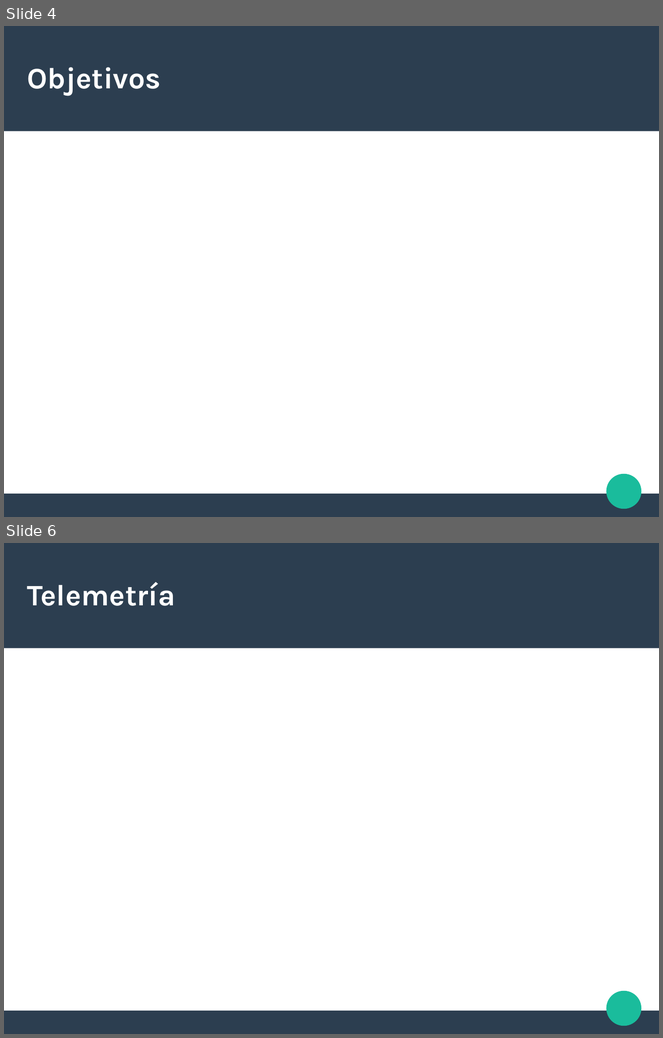
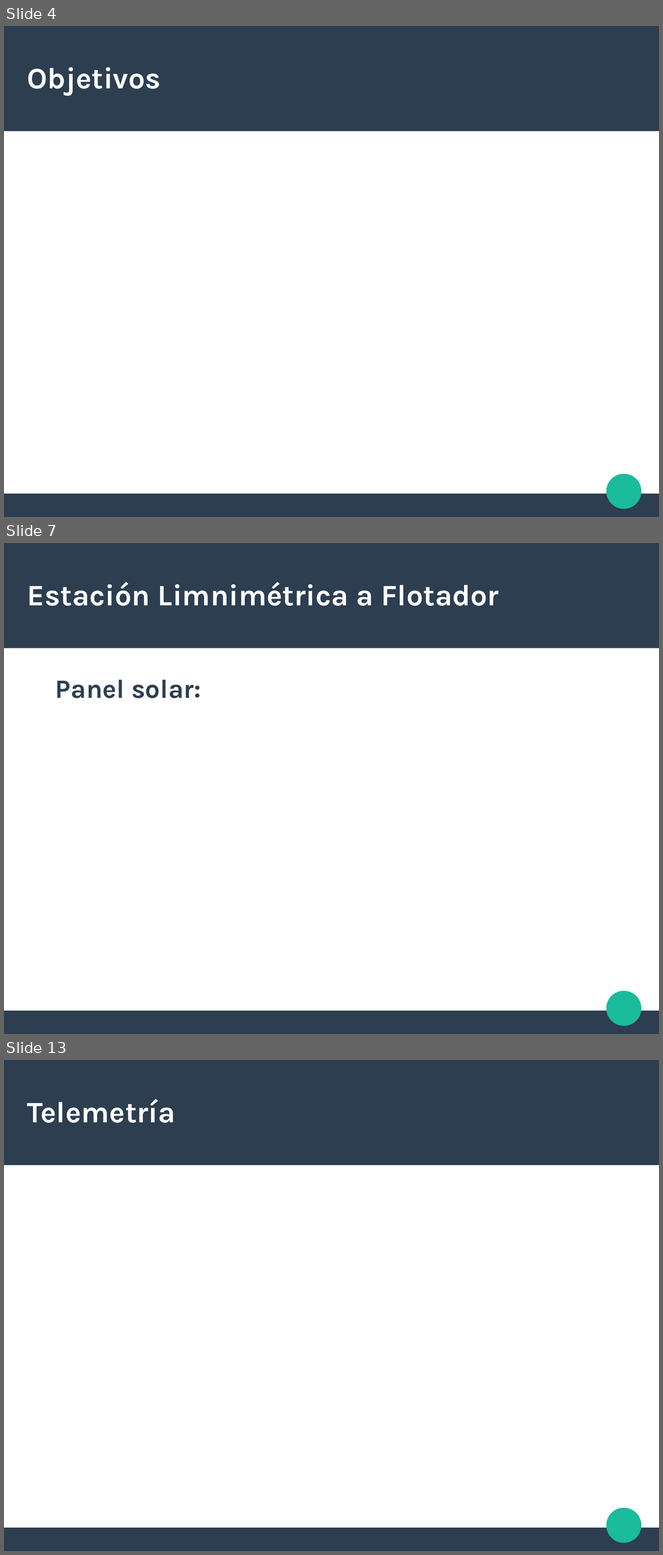
Before and after one commit to MaycoMD/PI, a slide deck: Documentos/PI_Presentacion_MaycoDagatti.odp. Shown one above the other, each under a label of ours: slides 4 and 6 before the commit, slides 4, 7 and 13 after it; the slides between them are not shown. The pictures are 663x1038 and 663x1555 pixels, drawn with LibreOffice and Linux fonts; fonts in the diff are those of the drawing. Boxes give left, top, right and bottom in pixels: in the first picture for what was removed or moved away, otherwise in the second. Text is boxed around its words. In the diff, an @@ line names an element or a change of style, - is before the commit and + after.

```diff
--- a/Documentos/PI_Presentacion_MaycoDagatti.odp
+++ b/Documentos/PI_Presentacion_MaycoDagatti.odp
@@ slide 7 added at box(4, 543, 659, 1034), background #FFFFFF; not listed: 3 template elements that a slide beside it also shows @@
@@ title added at box(27, 582, 500, 606), 36 pt, text #FFFFFF, bold @@
+Estación Limnimétrica a Flotador
@@ text added at box(55, 680, 201, 698), 32 pt, text #2C3E50, bold @@
+Panel solar:
@@ what was slide 6 is now slide 13 @@
```
Also in this commit, not shown: 1 slide changed, 6 other slides added, 1 other file.
